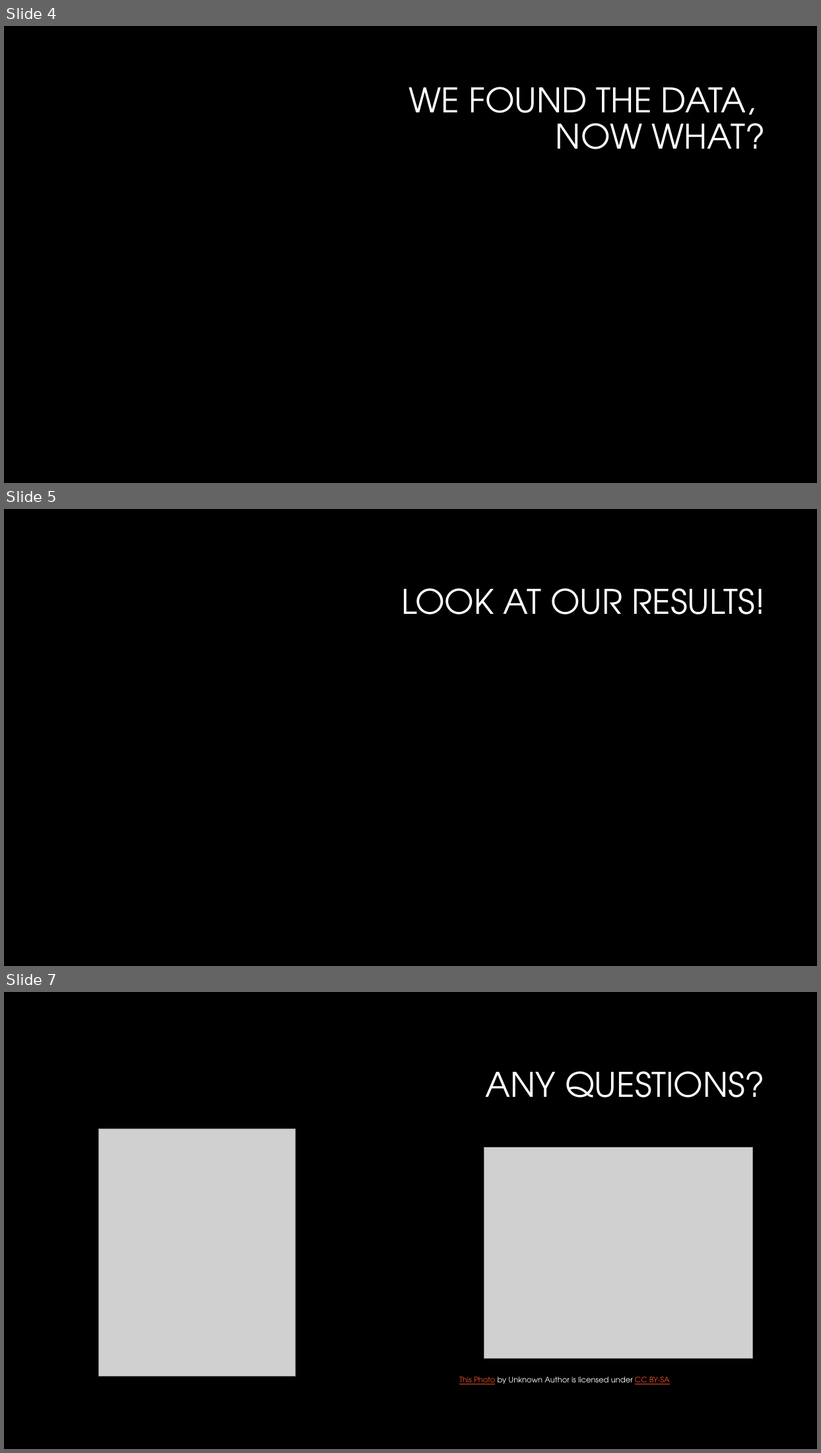
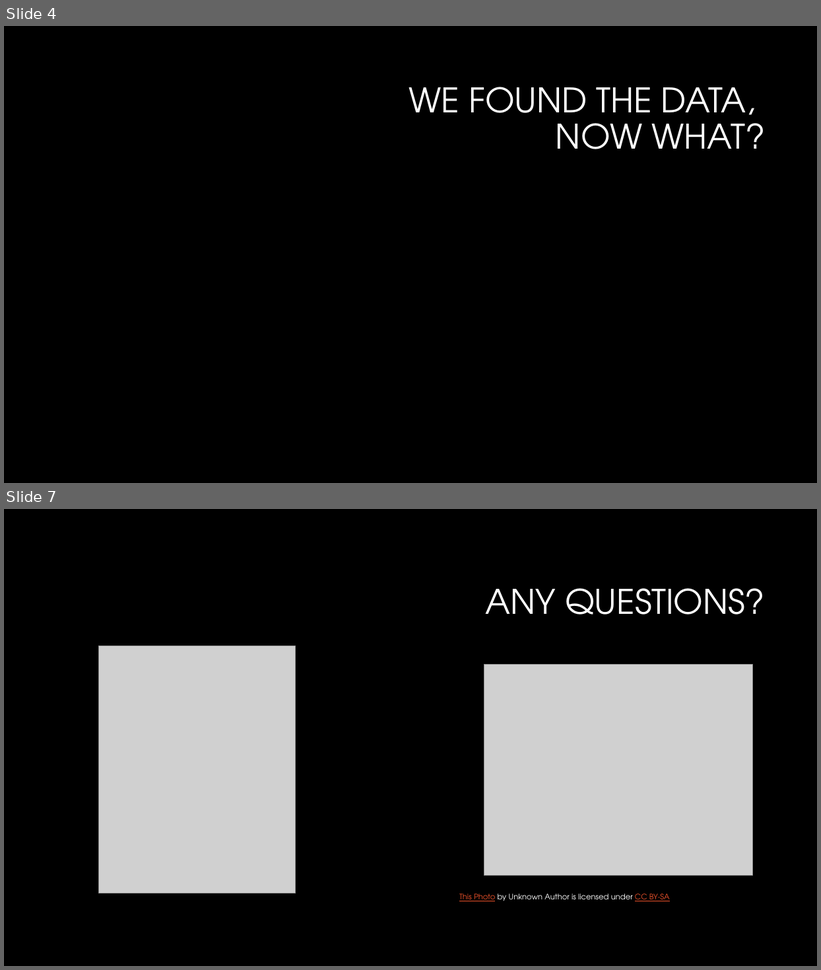
Before and after one commit to amishnerd/raptors, a slide deck: TeamR.pptx. Shown one above the other, each under a label of ours: slides 4, 5 and 7 before the commit, slides 4 and 7 after it; the slides between them are not shown. The pictures are 821x1453 and 821x970 pixels, drawn with LibreOffice and Linux fonts; fonts in the diff are those of the drawing; grey boxes stand for pictures; background and template pictures are left out. Boxes give left, top, right and bottom in pixels: in the first picture for what was removed or moved away, otherwise in the second. Text is boxed around its words. In the diff, an @@ line names an element or a change of style, - is before the commit and + after.

```diff
--- a/TeamR.pptx
+++ b/TeamR.pptx
@@ slide 5 removed at (4, 509, 817, 966), background #000000 @@
@@ title removed at (401, 588, 766, 615) @@
-LOOK AT OUR RESULTS!
```
Also in this commit, not shown: 1 slide changed, 1 slide added.
